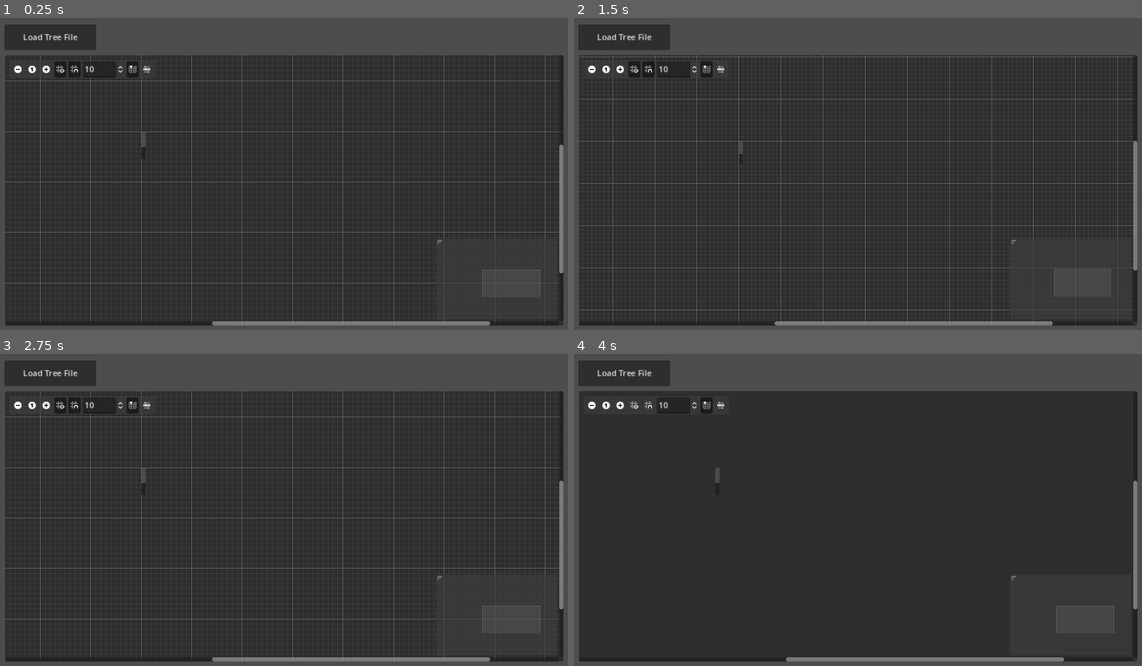
Above: before the commit, frames 1-4 (two rows, left to right).
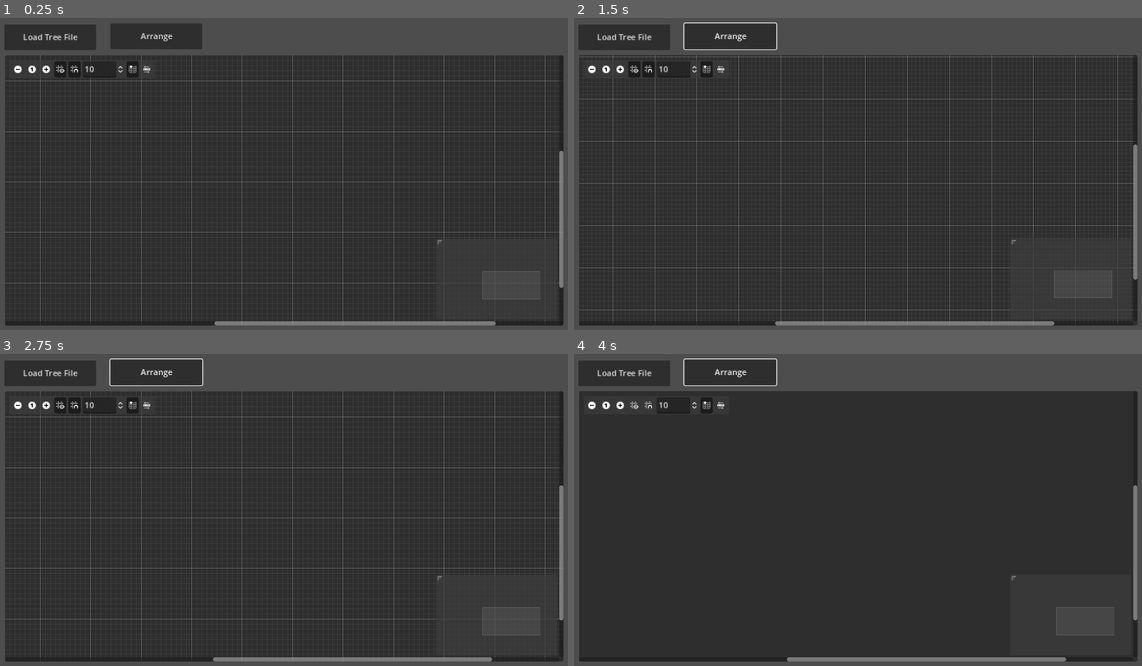
Above: after the commit, the same moments.

Repository: DoormatIka/chess-tree-viewer
Game: Godot game, scene res://main.tscn
Same seed, same stepped clock (60 frames per second), same inputs: the game is played once before the commit and once after it.
Inputs (mouse positions are in pixels of both pictures, inside the frame that each line leads up to):
- Up to frame 1 (0.25 s): no input
- Up to frame 2 (1.5 s): click (733, 36) at 0.5 s, where only the run after the commit has a clickable "Arrange"; click (591, 67) at 1.25 s
- Up to frame 3 (2.75 s): click (45, 403) at 2 s
- Up to frame 4 (4 s): click (636, 403) at 2.75 s; click (647, 403) at 3.5 s

The runs differ from the first frame. In frame 1, 1.4% of the frame differs, in the area x 19-100%, y 1-99%; in frame 2, 1.6%; in frame 3, 1.6%; in frame 4, 1.6%.

Commit message:
basic fn works

Diff:
--- a/main.gd
+++ b/main.gd
@@ -18,7 +18,7 @@
 				"data2": ["data3", "kyunfire"],
 				"data3": ["data4", "data5", "data6"],
 			}
-			run_through_node(test, "top")
+			run_through_node(data_received, "top")
 		else:
 			print("Unexpected data")
 	else:
@@ -31,16 +31,14 @@
 
 	var node = tree_graph.get_node(selected_key) ## hot spot.
 	var start_node;
-	if !node:
+	if node == null:
 		start_node = create_node(data, selected_key)
-	else:
-		start_node = node
 
 	for fen in data[selected_key]:
-		create_node(data, fen)
-		tree_graph.connect_node(fen, 0, selected_key, 0)
-
-	tree_graph.arrange_nodes()
+		var sub_node = tree_graph.get_node(fen)
+		if sub_node == null:
+			create_node(data, fen)
+			tree_graph.connect_node(fen, 0, selected_key, 0)
 
 func _on_load_tree_button_pressed():
 	$load_tree_dialogue.popup_centered();
@@ -79,3 +77,7 @@
 func disable_process_and_physics(node):
 	node.set_process(false)
 	node.set_physics_process(false)
+
+
+func _on_arrange_button_pressed():
+	tree_graph.arrange_nodes()
--- a/main.tscn
+++ b/main.tscn
@@ -34,17 +34,18 @@
 zoom_min = 0.05
 zoom_max = 3.0
 
-[node name="BaseNode" type="GraphNode" parent="tree_graph_edit"]
-layout_mode = 0
-offset_left = 270.0
-offset_top = 151.0
-offset_right = 279.0
-offset_bottom = 206.0
-mouse_filter = 1
-
 [node name="Camera2D" type="Camera2D" parent="."]
 position = Vector2(575, 333)
 position_smoothing_enabled = true
 
+[node name="arrange_button" type="Button" parent="."]
+offset_left = 229.0
+offset_top = 37.0
+offset_right = 411.0
+offset_bottom = 88.0
+tooltip_text = "Make sure to deselect all nodes first!"
+text = "Arrange"
+
 [connection signal="file_selected" from="load_tree_dialogue" to="." method="_on_load_tree_file_selected"]
 [connection signal="pressed" from="load_tree_button" to="." method="_on_load_tree_button_pressed"]
+[connection signal="pressed" from="arrange_button" to="." method="_on_arrange_button_pressed"]
Not shown, changed: README.md
